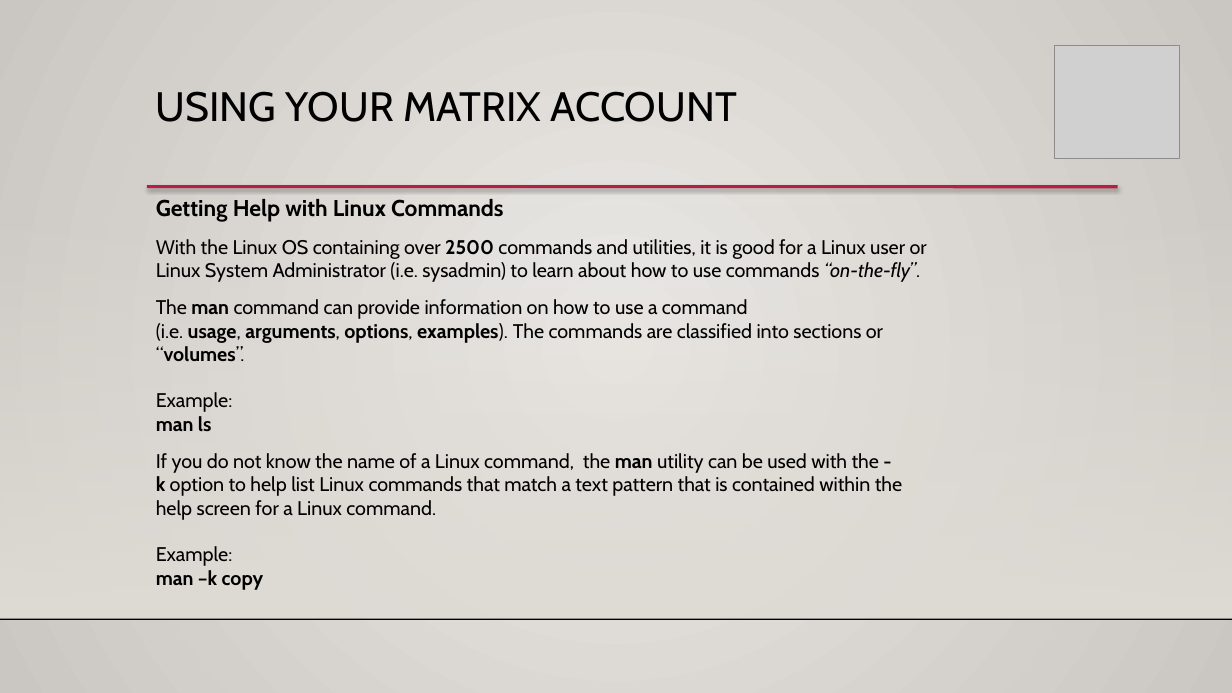
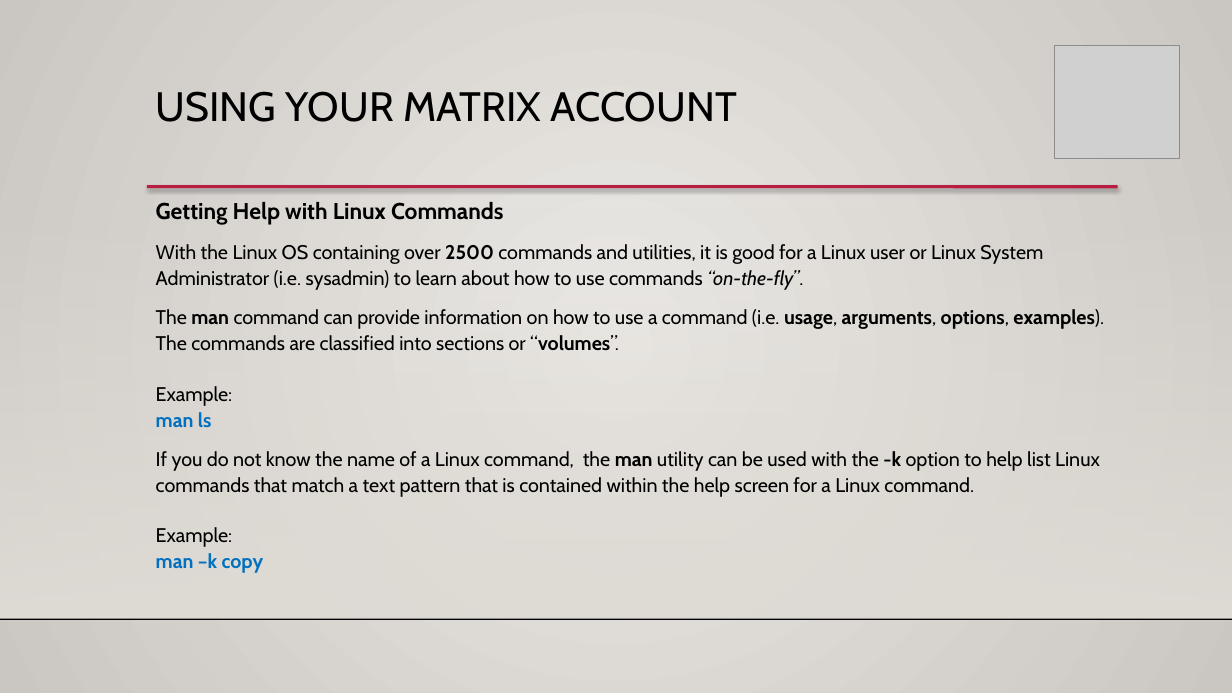
Before and after one commit to ULI101/slides, a slide deck: slide 4 of ULI101-1.2.pptx. Drawn at 1232x693 pixels with LibreOffice and Linux fonts; fonts in the diff are those of the drawing; grey boxes stand for pictures; background and template pictures are left out. Boxes give left, top, right and bottom in pixels: in the first picture for what was removed or moved away, otherwise in the second. Text is boxed around its words. In the diff, an @@ line names an element or a change of style, - is before the commit and + after.

```diff
--- a/ULI101-1.2.pptx
+++ b/ULI101-1.2.pptx
@@ text "Getting Help with Linux Commands" at box(156, 202, 1104, 573): text colour #000000 to #0070C0 in "man ls", "man –k copy"; line spacing 1 to 1.1 @@
```
Also in this commit, not shown: 6 other slides changed, 3 other files.
